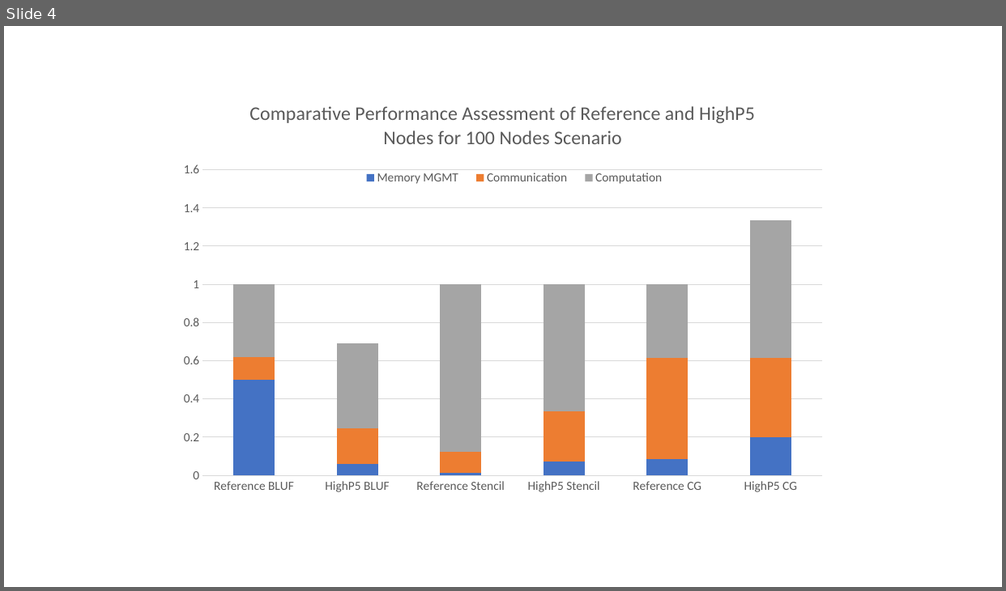
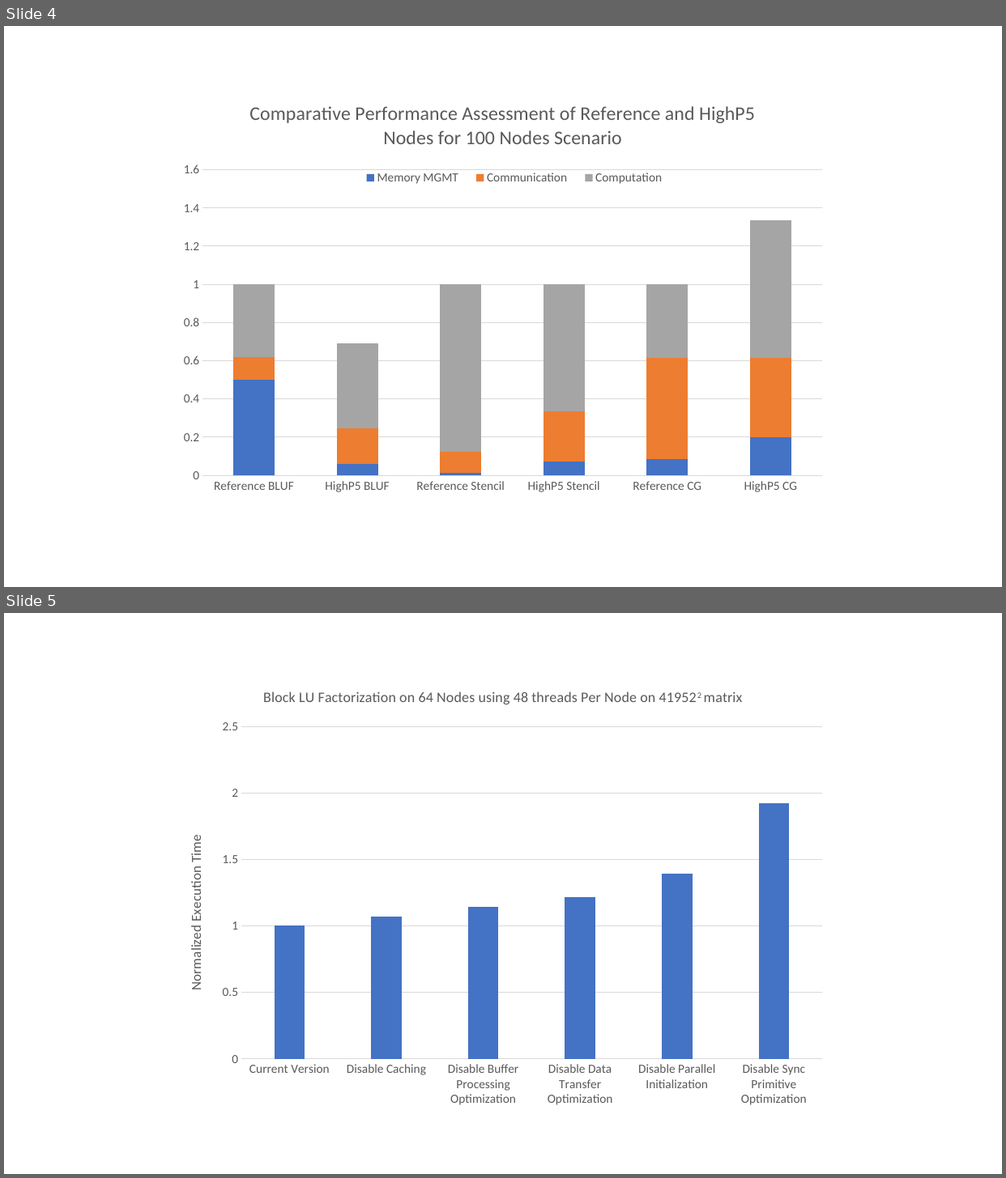
Before and after one commit to yanhaona/HighP5-Updated, a slide deck: experiments/segmented-mem/fugaku/charts-on-scaling-experiments.pptx. Shown one above the other, each under a label of ours: slide 4 before the commit, slides 4 and 5 after it. The pictures are 1006x591 and 1006x1178 pixels, drawn with LibreOffice and Linux fonts; fonts in the diff are those of the drawing. Boxes give left, top, right and bottom in pixels: in the first picture for what was removed or moved away, otherwise in the second. Text is boxed around its words. In the diff, an @@ line names an element or a change of style, - is before the commit and + after.

```diff
--- a/experiments/segmented-mem/fugaku/charts-on-scaling-experiments.pptx
+++ b/experiments/segmented-mem/fugaku/charts-on-scaling-experiments.pptx
@@ slide 5 added at (4,613,1002,1174), background #FFFFFF @@
@@ column chart added at (170,672,836,1116) @@
+title "Block LU Factorization on 64 Nodes using 48 threads Per Node on 419522 matrix "
+categories: Current Version, Disable Caching, Disable Buffer Processing Optimization, Disable Data Transfer Optimization, Disable Parallel Initialization, Disable Sync Primitive Optimization
+Series 1: 1, 1.07, 1.14, 1.21, 1.39, 1.92
```
Also in this commit, not shown: 1 other slide added, 1 other file.
